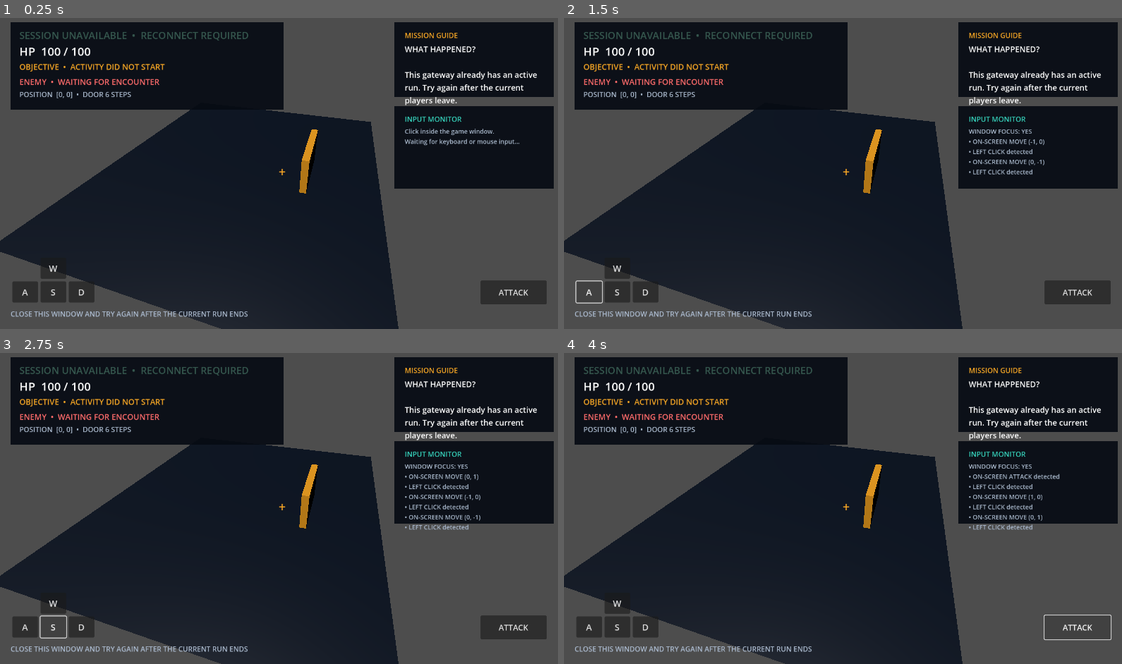
Above: before the commit, frames 1-4 (two rows, left to right).
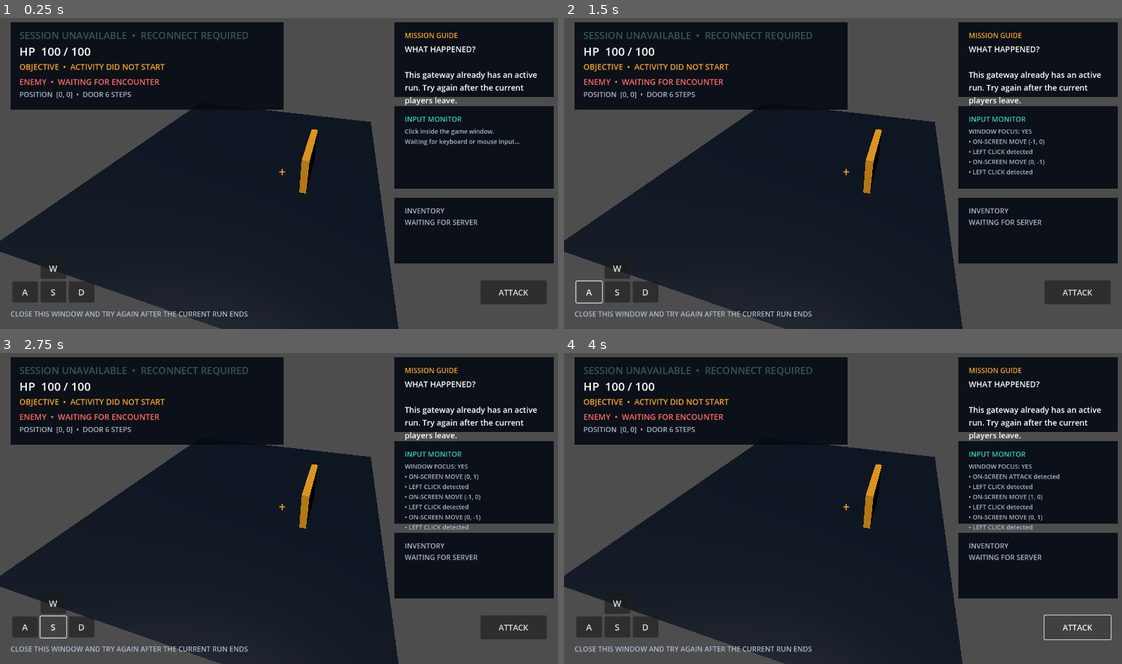
Above: after the commit, the same moments.

Repository: iangama/revenant
Game: Godot game, scene res://main.tscn
The game is run twice, just before and just after one commit, with the same random seed, the same clock (stepped at 60 frames per second) and the same inputs.
Inputs:
- Up to frame 1 (0.25 s): no input
- Up to frame 2 (1.5 s): click "W" at 0.5 s; click "A" at 1.25 s
- Up to frame 3 (2.75 s): click "S" at 2 s
- Up to frame 4 (4 s): click "D" at 2.75 s; click "ATTACK" at 3.5 s

The runs differ from the first frame. In frame 1, 6.0% of the frame differs, in the area x 70-100%, y 57-79%; in frame 2, 6.0%; in frame 3, 6.0%; in frame 4, 6.0%.

Commit message:
feat: complete M18 authoritative loot and inventory

Diff:
--- a/client/game/main.gd
+++ b/client/game/main.gd
@@ -16,6 +16,7 @@
 var _next_move_at := 0
 var _next_attack_at := 0
 var _activity_complete := false
+var _inventory := {}
 var _camera: Camera3D
 var _door: MeshInstance3D
 var _status_label: Label
@@ -27,6 +28,7 @@
 var _crosshair: Label
 var _guidance_label: Label
 var _input_log_label: Label
+var _inventory_label: Label
 var _input_events: Array[String] = []
 var _attack_requested := false
 var _ui_attack_requested := false
@@ -138,6 +140,11 @@
 		return
 	print("joined world %s as player actor %d" % [world_response.get("world_id"), world_response.get("player_actor_id")])
 	_player_actor_id = world_response.get("player_actor_id")
+	var inventory_snapshot := await _receive_message(Time.get_ticks_msec() + 5000)
+	if inventory_snapshot.get("type") != "InventorySnapshot":
+		_fail("expected InventorySnapshot")
+		return
+	_apply_inventory_snapshot(inventory_snapshot)
 	_status_label.text = "CONNECTED  •  RELAY-HUB"
 	_controls_label.text = "WAITING FOR THE RELAY ACTIVITY..."
 	_set_guidance("GETTING READY", "The server is preparing your encounter. This should take only a moment.")
@@ -248,10 +255,12 @@
 	var boss_destroy := await _receive_message(Time.get_ticks_msec() + 5000)
 	_destroy_actor(boss_destroy.get("actor_id"))
 	var boss_complete := await _receive_message(Time.get_ticks_msec() + 5000)
+	var loot := await _receive_message(Time.get_ticks_msec() + 5000)
 	var activity_complete := await _receive_message(Time.get_ticks_msec() + 5000)
-	if boss_complete.get("state") != "Completed" or activity_complete.get("type") != "ActivityComplete":
+	if boss_complete.get("state") != "Completed" or loot.get("type") != "LootGranted" or activity_complete.get("type") != "ActivityComplete":
 		_fail("activity did not complete after boss death")
 		return
+	_apply_loot_grant(loot)
 	print("activity %s completed" % activity_complete.get("activity_id"))
 	if _should_exit_after_flow():
 		get_tree().quit(0)
@@ -421,8 +430,10 @@
 			_status_label.text = "ACTIVITY COMPLETE  •  RELAY AWAKENED"
 			_objective_label.text = "OBJECTIVE  •  COMPLETE"
 			_controls_label.text = "RELAY_AWAKENING COMPLETED"
-			_set_guidance("MISSION COMPLETE", "The relay is awake. You completed the M17 vertical slice.")
+			_set_guidance("MISSION COMPLETE", "The relay is awake. Your authoritative reward is safely stored.")
 			print("manual activity %s completed" % message.get("activity_id"))
+		"LootGranted":
+			_apply_loot_grant(message)
 		_:
 			_fail("unexpected manual gameplay message: %s" % message.get("type"))
 
@@ -490,6 +501,30 @@
 		_set_guidance("STEP 2  •  OPEN THE CORE", "Hold D to move right until you reach the orange relay door at x=6.")
 
 
+func _apply_inventory_snapshot(message: Dictionary) -> void:
+	_inventory.clear()
+	for item in message.get("items", []):
+		_inventory[item.get("item_id", "unknown")] = item.get("quantity", 0)
+	_update_inventory_hud()
+
+
+func _apply_loot_grant(message: Dictionary) -> void:
+	var item_id: String = message.get("item_id", "unknown")
+	_inventory[item_id] = message.get("resulting_quantity", 0)
+	_update_inventory_hud()
+	_status_label.text = "LOOT SECURED  •  %s +%d" % [item_id.replace("_", " ").to_upper(), message.get("quantity", 0)]
+	print("loot granted: %s x%d" % [item_id, message.get("quantity", 0)])
+
+
+func _update_inventory_hud() -> void:
+	var lines: Array[String] = ["INVENTORY"]
+	var item_ids := _inventory.keys()
+	item_ids.sort()
+	for item_id in item_ids:
+		lines.append("%s  x%d" % [str(item_id).replace("_", " ").to_upper(), _inventory[item_id]])
+	_inventory_label.text = "\n".join(lines)
+
+
 func _set_door_open(open: bool) -> void:
 	_door.visible = not open
 	_status_label.text = "RELAY CORE OPEN  •  WARDEN INBOUND" if open else "RELAY CORE SEALED"
@@ -562,6 +597,15 @@
 	_input_log_label = _hud_label(canvas, Vector2(918, 262), 14, Color("a9b8cc"), "Click inside the game window.\nWaiting for keyboard or mouse input...")
 	_input_log_label.size = Vector2(314, 126)
 	_input_log_label.autowrap_mode = TextServer.AUTOWRAP_WORD_SMART
+
+	var inventory_panel := ColorRect.new()
+	inventory_panel.color = Color(0.025, 0.045, 0.075, 0.92)
+	inventory_panel.position = Vector2(894, 422)
+	inventory_panel.size = Vector2(362, 150)
+	inventory_panel.mouse_filter = Control.MOUSE_FILTER_IGNORE
+	canvas.add_child(inventory_panel)
+	_inventory_label = _hud_label(canvas, Vector2(918, 440), 16, Color("a9b8cc"), "INVENTORY\nWAITING FOR SERVER")
+	_inventory_label.size = Vector2(314, 112)
 
 	_create_control_button(canvas, "W", Vector2(92, 558), Vector2(58, 48), Vector2(0, -1))
 	_create_control_button(canvas, "A", Vector2(28, 612), Vector2(58, 48), Vector2(-1, 0))
@@ -702,6 +746,7 @@
 		or _crosshair == null
 		or _guidance_label == null
 		or _input_log_label == null
+		or _inventory_label == null
 		or _movement_buttons.size() != 4
 		or _attack_button == null
 		or _crosshair.mouse_filter != Control.MOUSE_FILTER_IGNORE
@@ -714,6 +759,7 @@
 		get_tree().quit(1)
 		return
 	print("M17 playable slice validated: camera, HUD, movement, aiming and attack inputs are ready")
+	print("M18 inventory HUD validated: authoritative snapshot and loot presentation are ready")
 	get_tree().quit(0)
 
 
Not shown, changed: Cargo.lock
Not shown, changed: Cargo.toml
Not shown, changed: README.md
Not shown, changed: docs/architecture/overview.md
Not shown, added: docs/milestones/M18-authoritative-loot-inventory.md
Not shown, changed: docs/protocol/README.md
Not shown, changed: runtime/activities/Cargo.toml
Not shown, changed: runtime/activities/src/lib.rs
Not shown, changed: runtime/gateway/Cargo.toml
Not shown, changed: runtime/gateway/src/lib.rs
Not shown, added: runtime/inventory/Cargo.toml
Not shown, added: runtime/inventory/src/lib.rs
(and 11 more such lines)
